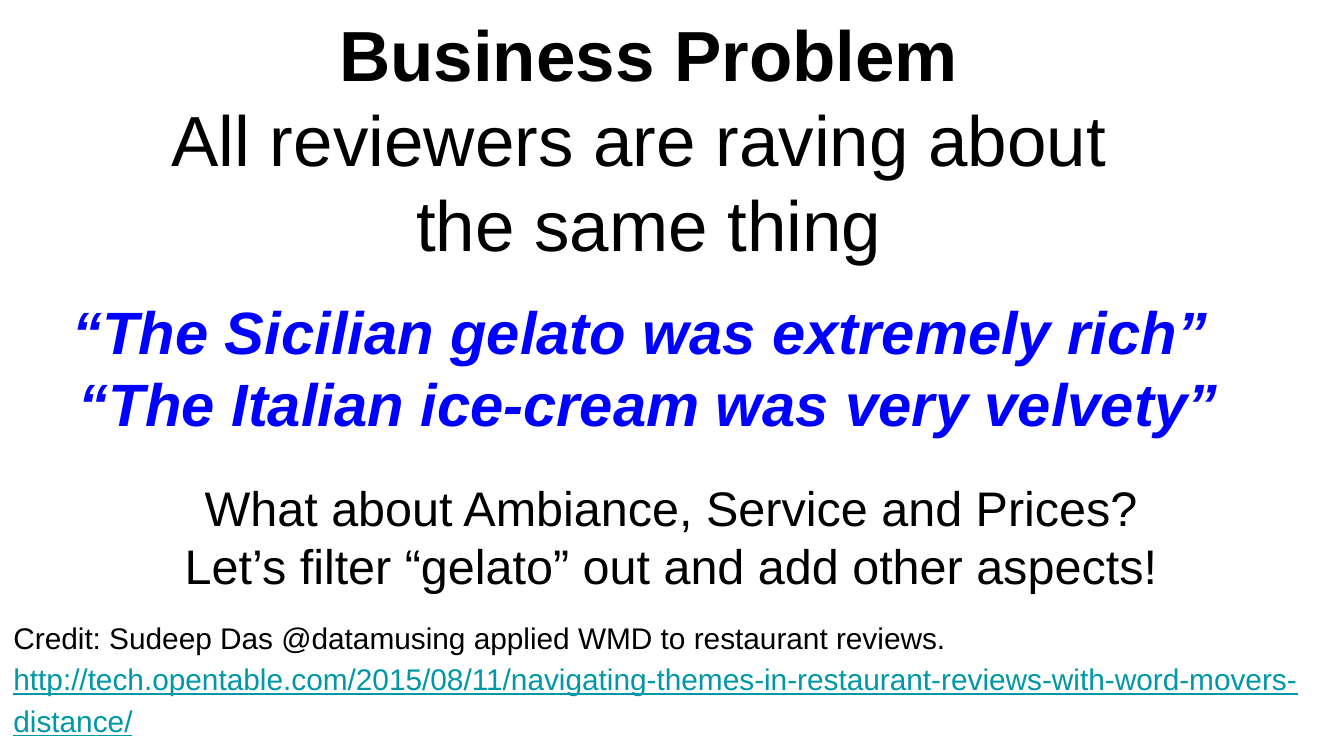
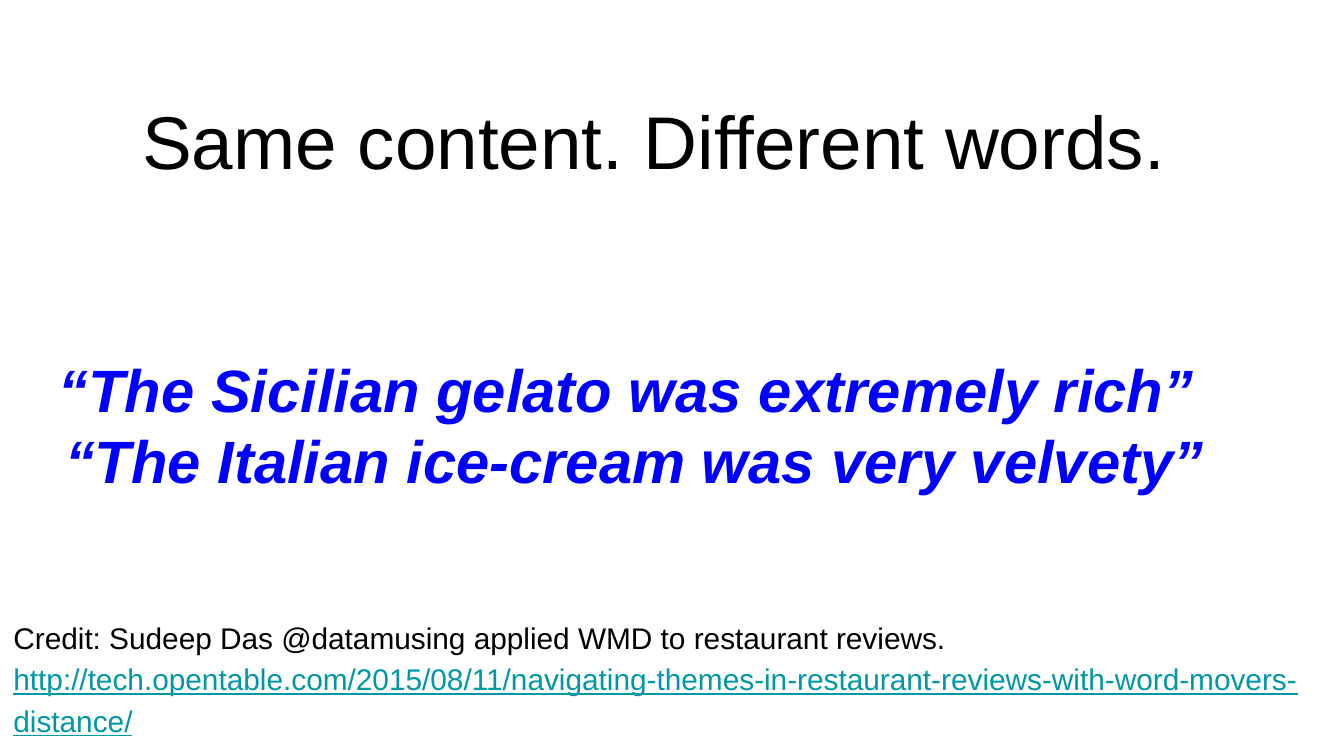
Before and after one commit to RishabGoel/pycon_india_slides, a slide deck: slide 2 of WMD_pycon_slides_2016.pptx. Drawn at 1344x756 pixels with LibreOffice and Linux fonts; fonts in the diff are those of the drawing. Boxes give left, top, right and bottom in pixels: in the first picture for what was removed or moved away, otherwise in the second. Text is boxed around its words. In the diff, an @@ line names an element or a change of style, - is before the commit and + after.

```diff
--- a/WMD_pycon_slides_2016.pptx
+++ b/WMD_pycon_slides_2016.pptx
@@ title at (x1=142, y1=115, x2=1165, y2=170): text changed; size 38 to 40 pt @@
-Business Problem
-All reviewers are raving about
-the same thing
+Same content. Different words.
@@ subtitle "“The Sicilian gelato was extremely ..." moved from (x1=72, y1=310, x2=1217, y2=437) to (x1=58, y1=368, x2=1203, y2=495) @@
@@ title removed at (x1=185, y1=491, x2=1157, y2=594) @@
-What about Ambiance, Service and Prices?
-Let’s filter “gelato” out and add other aspects!
```
Also in this commit, not shown: 5 other slides changed.
